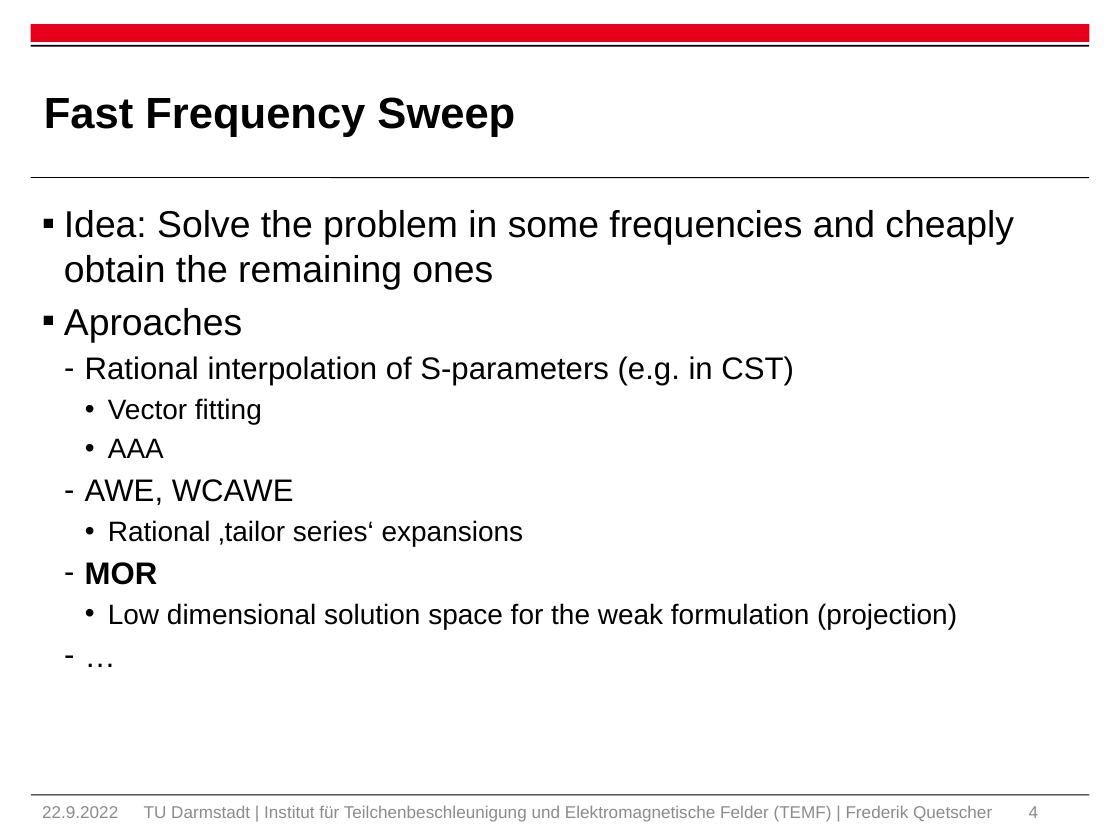
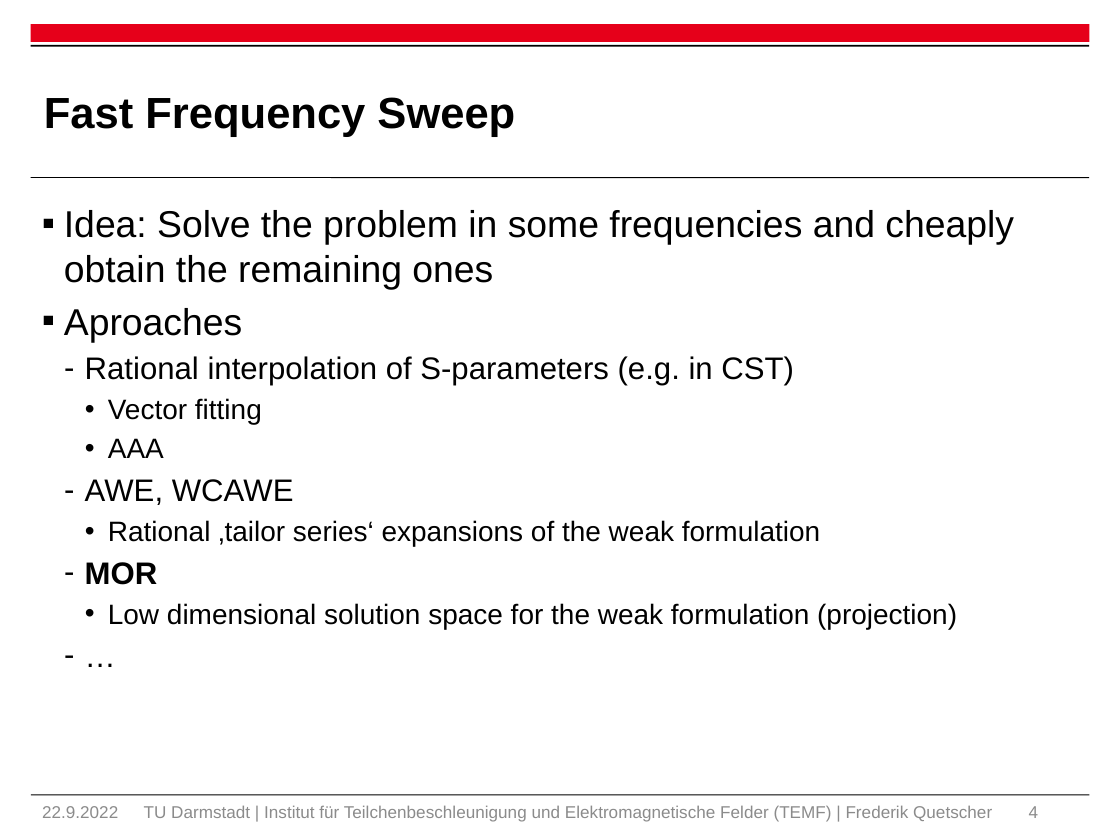
Before and after one commit to Fred234567890/interactive_mor_felis, a slide deck: slide 4 of Mor presi.pptx. Drawn at 1120x840 pixels with LibreOffice and Linux fonts; fonts in the diff are those of the drawing; background and template pictures are left out. Boxes give left, top, right and bottom in pixels: in the first picture for what was removed or moved away, otherwise in the second. Text is boxed around its words. In the diff, an @@ line names an element or a change of style, - is before the commit and + after.

```diff
--- a/Mor presi.pptx
+++ b/Mor presi.pptx
@@ text at box(108, 520, 820, 546): text changed @@
-    • Rational ‚tailor series‘ expansions
+    • Rational ‚tailor series‘ expansions of the weak formulation
```
Also in this commit, not shown: 5 other slides changed, 3 other files.
